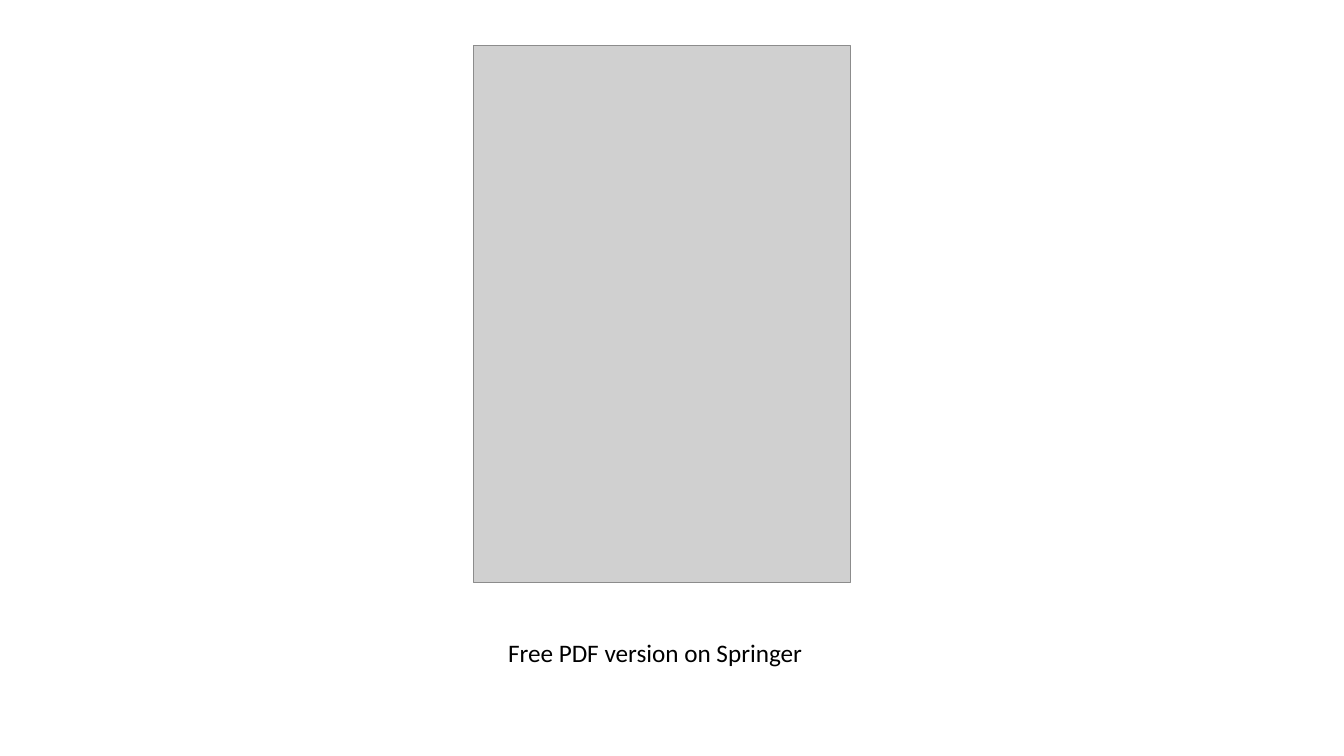
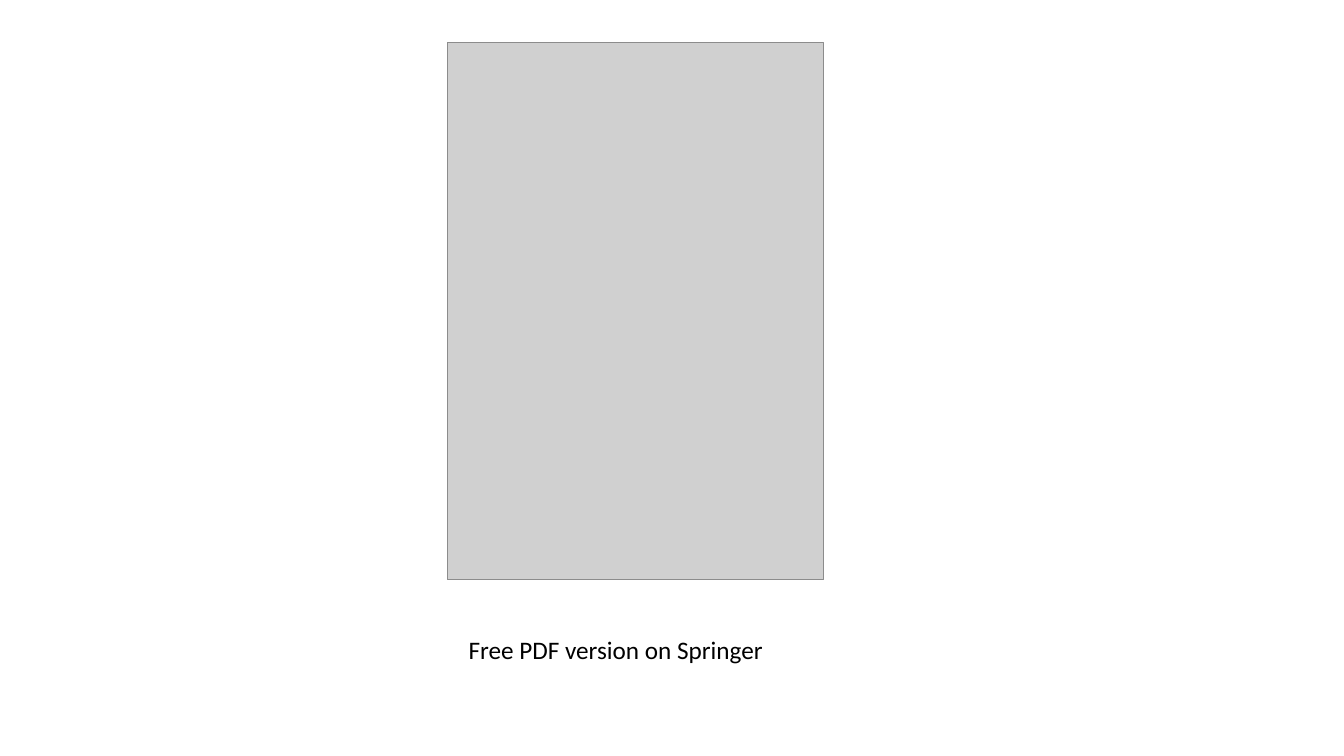
Before and after one commit to johnxu21/johnxu21.github.io, a slide deck: slide 2 of teaching/CS472-Spring2023/Timetable/Software_Testing.pptx. Drawn at 1344x756 pixels with LibreOffice and Linux fonts; fonts in the diff are those of the drawing; grey boxes stand for pictures. Boxes give left, top, right and bottom in pixels: in the first picture for what was removed or moved away, otherwise in the second. Text is boxed around its words. In the diff, an @@ line names an element or a change of style, - is before the commit and + after.

```diff
--- a/teaching/CS472-Spring2023/Timetable/Software_Testing.pptx
+++ b/teaching/CS472-Spring2023/Timetable/Software_Testing.pptx
@@ picture: place and size @@
-picture at [474, 45, 851, 583]
+picture at [448, 42, 825, 580]
@@ text "Free PDF version on Springer": place and size @@
-text "Free PDF version on Springer" at [508, 644, 802, 667]
+text "Free PDF version on Springer" at [469, 641, 763, 664]
```
Also in this commit, not shown: 3 other slides changed, 13 slides added, 1 slide removed, 3 other files.
